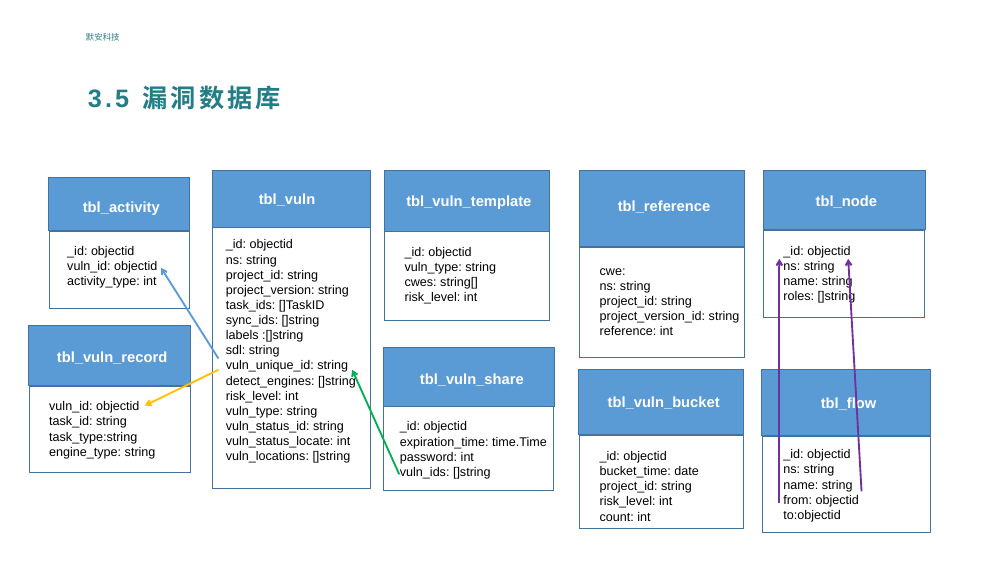
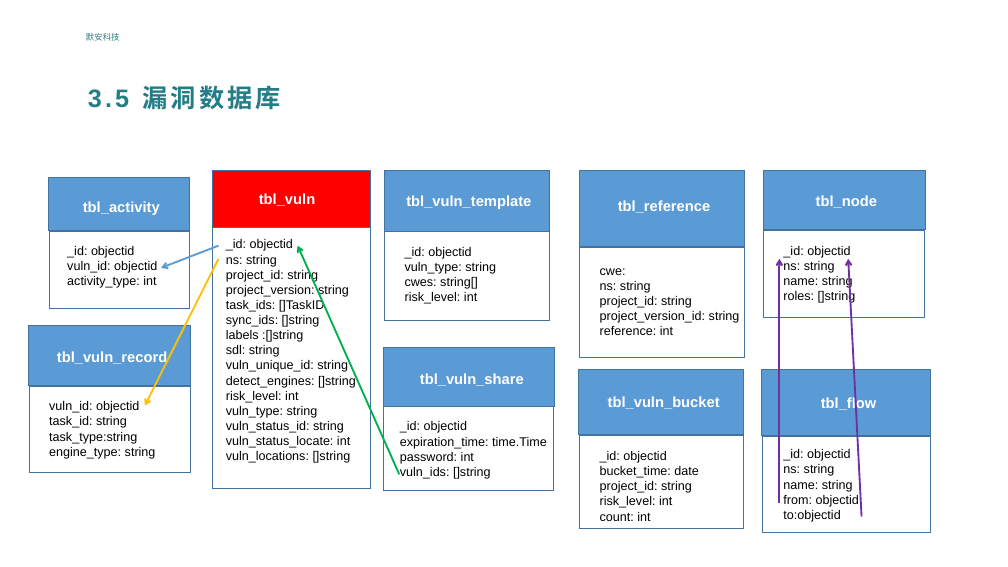
Before and after one commit to zkfbe/dsmp-selenium, a slide deck: slide 12 of DSMP1.1.0业务分享 .pptx. Drawn at 1008x567 pixels with LibreOffice and Linux fonts; fonts in the diff are those of the drawing; background and template pictures are left out. Boxes give left, top, right and bottom in pixels: in the first picture for what was removed or moved away, otherwise in the second. Text is boxed around its words. In the diff, an @@ line names an element or a change of style, - is before the commit and + after.

```diff
--- a/DSMP1.1.0业务分享 .pptx
+++ b/DSMP1.1.0业务分享 .pptx
@@ rectangle at <box>212,170,371,228</box>: fill #5B9BD5 to #FF0000 @@
@@ arrow moved from (219, 370) - (145, 405) to (219, 259) - (145, 405) @@
@@ arrow moved from (219, 358) - (161, 268) to (219, 246) - (161, 268) @@
@@ arrow moved from (399, 475) - (352, 370) to (399, 475) - (298, 246) @@
@@ arrow moved from (862, 492) - (848, 259) to (862, 516) - (848, 259) @@
```
Also in this commit, not shown: 6 other slides changed, 22 other files.
